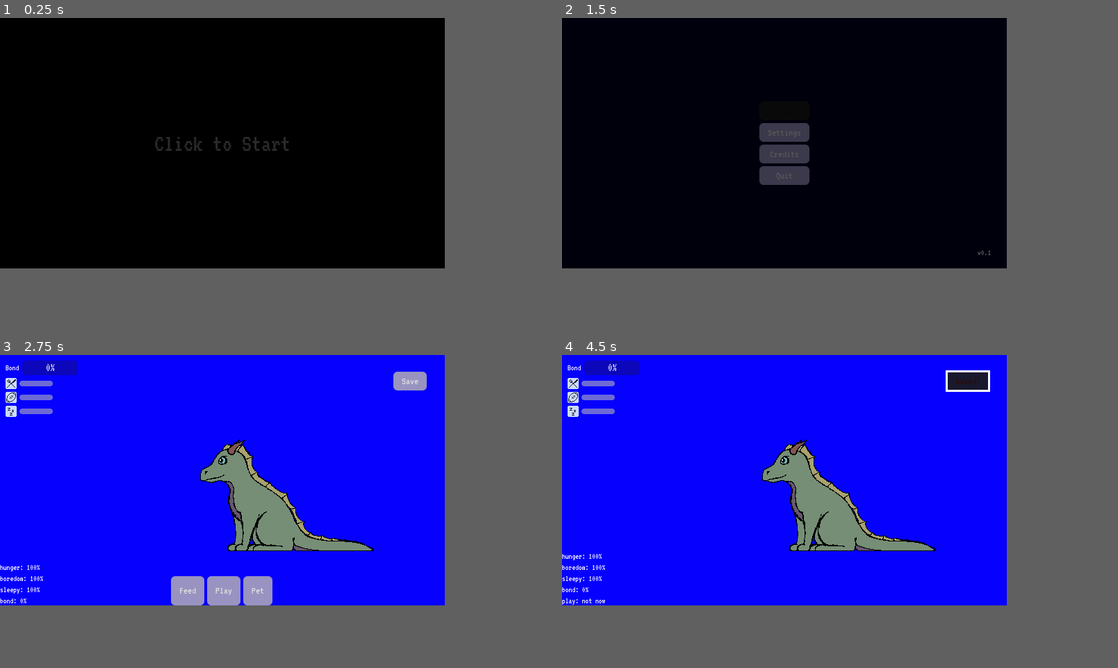
Above: before the commit, frames 1-4 (two rows, left to right).
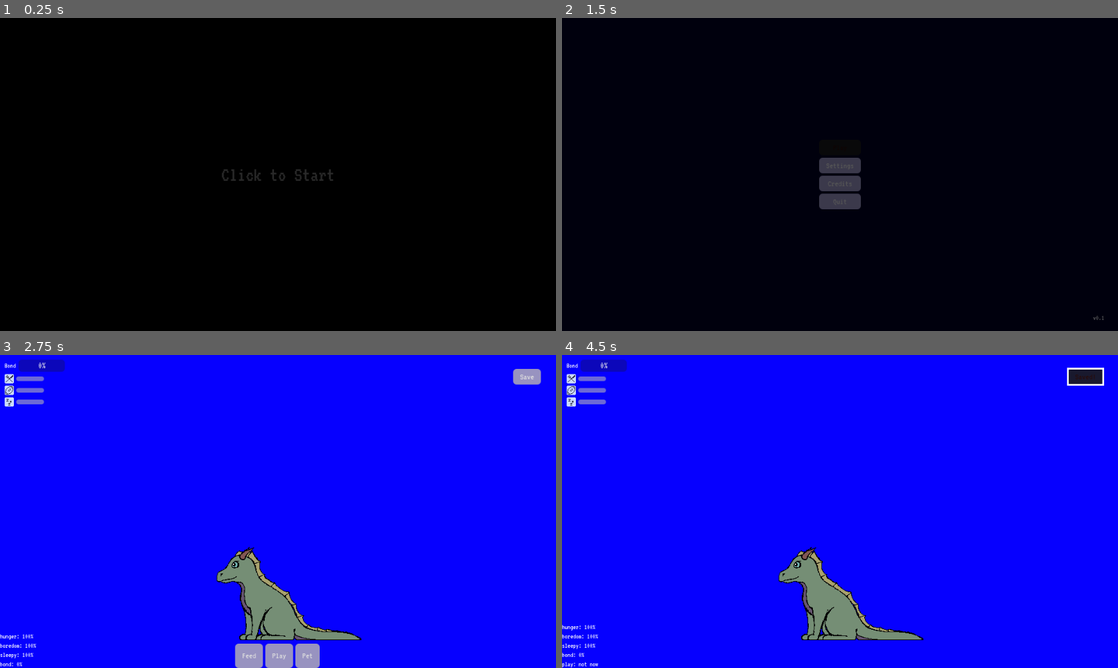
Above: after the commit, the same moments.

Repository: JeremyMarkWilcox/Pet-Game
Game: Godot game, scene res://core/ui/boot.tscn
Two runs of this game, one before a commit and one after it. Both use one fixed random seed, a clock stepped at 60 frames per second and the inputs below. Sound files missing from this copy of the repository are replaced by a short silence.
Inputs (mouse positions are in pixels of both pictures, inside the frame that each line leads up to):
- Up to frame 1 (0.25 s): no input
- Up to frame 2 (1.5 s): click "Play" at 0.5 s; click "Play" at 1.25 s
- Up to frame 3 (2.75 s): tap Enter at 2 s; move the mouse to (272, 508) at 2.02 s; hold Right (ui_right) from 2.03 s (still down); click (272, 508) at 2.17 s
- Up to frame 4 (4.5 s): release Right (ui_right) at 2.75 s; click "Play" at 2.75 s; click "Save" at 3.5 s; tap Space at 4.25 s; move the mouse to (695, 492) at 4.27 s; hold Down (ui_down) from 4.28 s (still down)
In our replay, the window is 640x360 before the commit and 800x450 after it. These sizes can differ from the game's own. Grey fills any space a smaller window leaves; there, only what the larger window draws over its background counts as a difference.

The runs differ from the first frame. In frame 1, 0.5% of the frame differs, in the area x 27-60%, y 38-52%; in frame 2, 2.7%; in frame 3, 11%, in the area x 0-98%, y 1-100%; in frame 4, 9.3%.

Commit message:
Edited Screen size

Diff:
--- a/game/game.tscn
+++ b/game/game.tscn
@@ -71,10 +71,10 @@
 
 [node name="Pet" parent="." unique_id=827091713 node_paths=PackedStringArray("needs_system") instance=ExtResource("10_4cobl")]
 layout_mode = 1
-offset_left = 250.0
-offset_top = 120.0
-offset_right = 425.0
-offset_bottom = 320.0
+offset_left = 336.0
+offset_top = 330.0
+offset_right = 624.0
+offset_bottom = 530.0
 needs_system = NodePath("../Systems/NeedsSystem")
 
 [node name="StatusPanel" type="VBoxContainer" parent="." unique_id=1050979910 node_paths=PackedStringArray("needs_system", "bond_system", "bond_bar")]
--- a/project.godot
+++ b/project.godot
@@ -36,11 +36,9 @@
 
 [display]
 
-window/size/viewport_width=640
-window/size/viewport_height=360
+window/size/viewport_width=960
+window/size/viewport_height=540
 window/stretch/mode="viewport"
-window/stretch/aspect="expand"
-window/stretch/scale_mode="integer"
 
 [gui]
 
